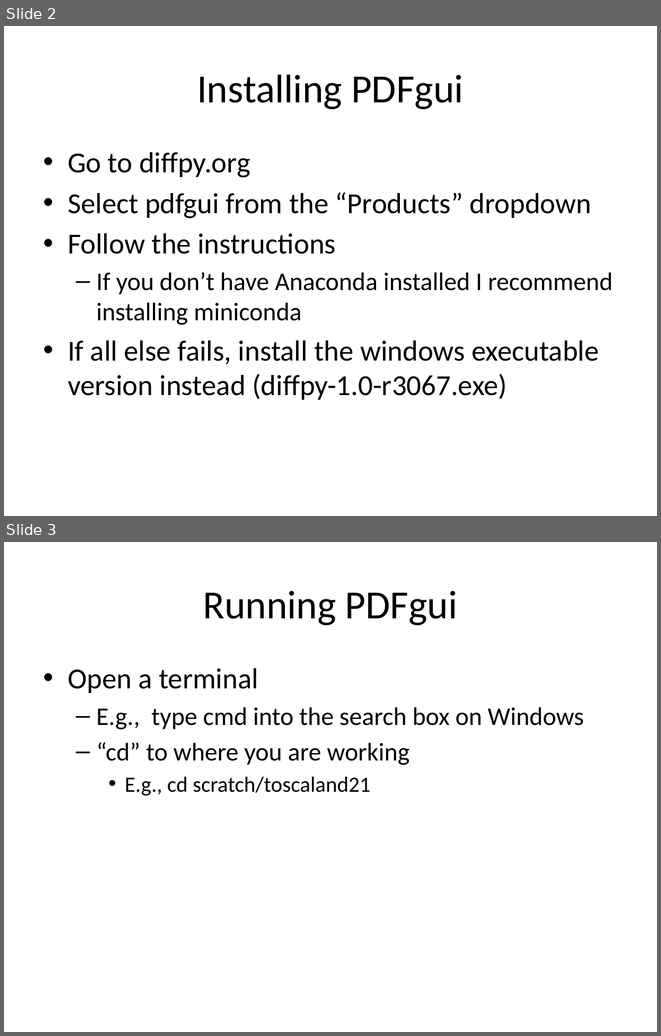
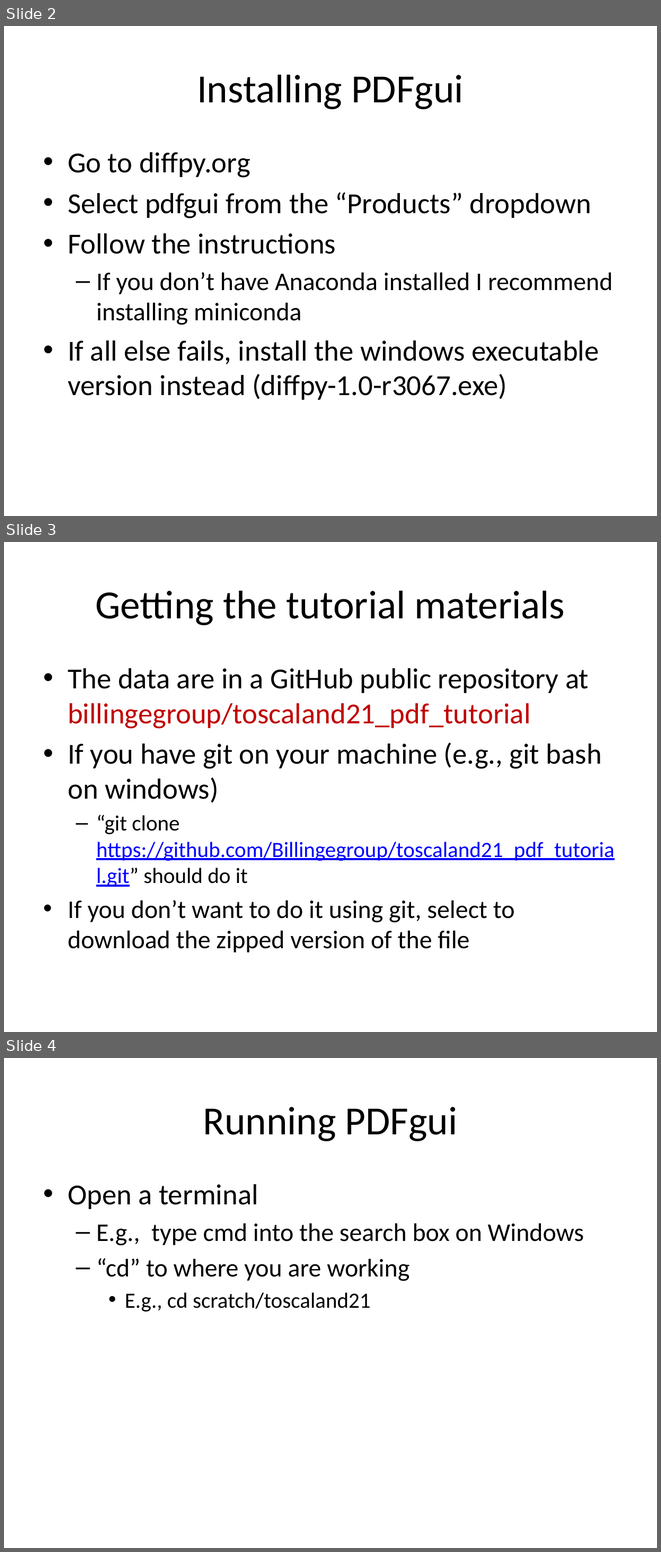
Before and after one commit to Billingegroup/toscaland21_pdf_tutorial, a slide deck: PDFguiQuickStart.pptx. Shown one above the other, each under a label of ours: slides 2 and 3 before the commit, slides 2, 3 and 4 after it. The pictures are 661x1036 and 661x1552 pixels, drawn with LibreOffice and Linux fonts; fonts in the diff are those of the drawing. Boxes give left, top, right and bottom in pixels: in the first picture for what was removed or moved away, otherwise in the second. Text is boxed around its words. In the diff, an @@ line names an element or a change of style, - is before the commit and + after.

```diff
--- a/PDFguiQuickStart.pptx
+++ b/PDFguiQuickStart.pptx
@@ slide 3 added at (x1=4, y1=542, x2=657, y2=1032), background #FFFFFF @@
@@ title added at (x1=95, y1=590, x2=565, y2=625), 44 pt, text #000000 @@
+Getting the tutorial materials
@@ text added at (x1=68, y1=668, x2=615, y2=952), 32 pt, text #000000 @@
+• The data are in a GitHub public repository at billingegroup/toscaland21_pdf_tutorial
+• If you have git on your machine (e.g., git bash on windows)
+  – “git clone https://github.com/Billingegroup/toscaland21_pdf_tutorial.git” should do it
+• If you don’t want to do it using git, select to download the zipped version of the file
@@ what was slide 3 is now slide 4 @@
```
Also in this commit, not shown: 1 slide changed.
